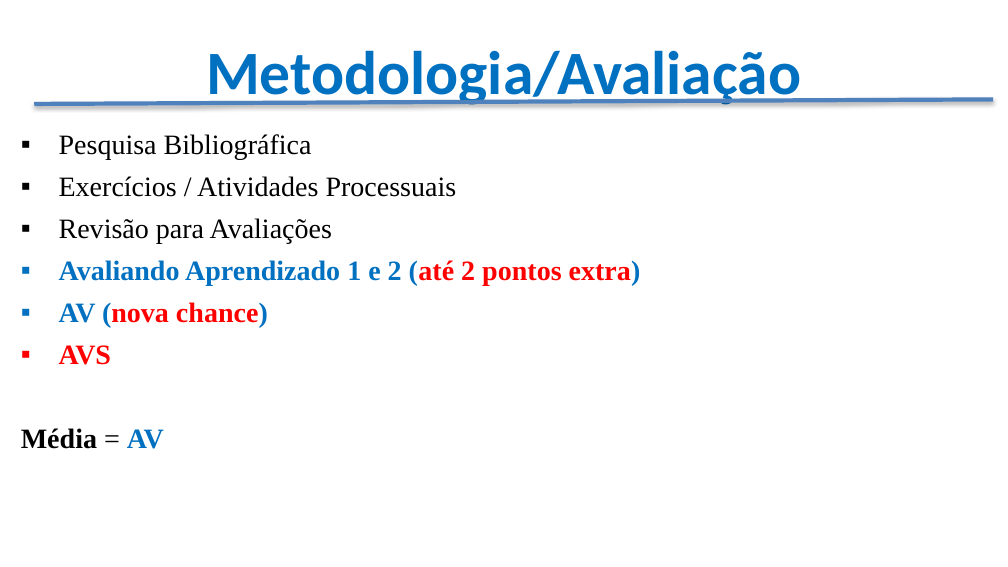
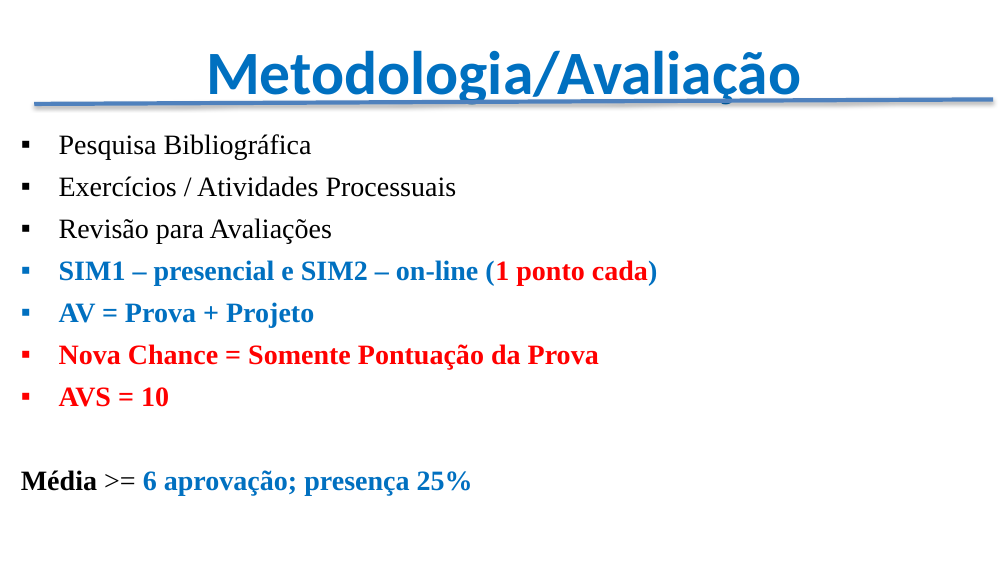
Before and after one commit to CloudEducationBrazil/WydenDesenvolvimentoWebPHP, a slide deck: slide 8 of 00 Lesson Plan/Apresentação - Programação Desenvolvimento Web PHP.pptx. Drawn at 1008x567 pixels with LibreOffice and Linux fonts; fonts in the diff are those of the drawing; background and template pictures are left out. Boxes give left, top, right and bottom in pixels: in the first picture for what was removed or moved away, otherwise in the second. Text is boxed around its words. In the diff, an @@ line names an element or a change of style, - is before the commit and + after.

```diff
--- a/00 Lesson Plan/Apresentação - Programação Desenvolvimento Web PHP.pptx
+++ b/00 Lesson Plan/Apresentação - Programação Desenvolvimento Web PHP.pptx
@@ text at <box>21,260,658,496</box>: text changed @@
-▪ Avaliando Aprendizado 1 e 2 (até 2 pontos extra)
-▪ AV (nova chance)
-▪ AVS
-Média = AV
+▪ SIM1 – presencial e SIM2 – on-line (1 ponto cada)
+▪ AV = Prova + Projeto
+▪ Nova Chance = Somente Pontuação da Prova
+▪ AVS = 10
+Média >= 6 aprovação; presença 25%
```
Also in this commit, not shown: 3 other slides changed, 3 slides removed, 4 other files.
